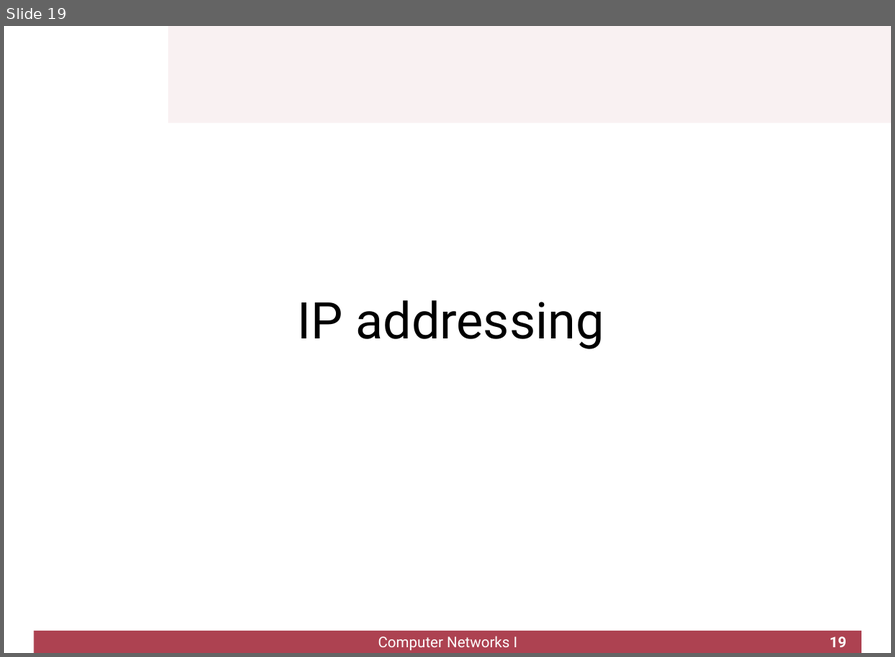
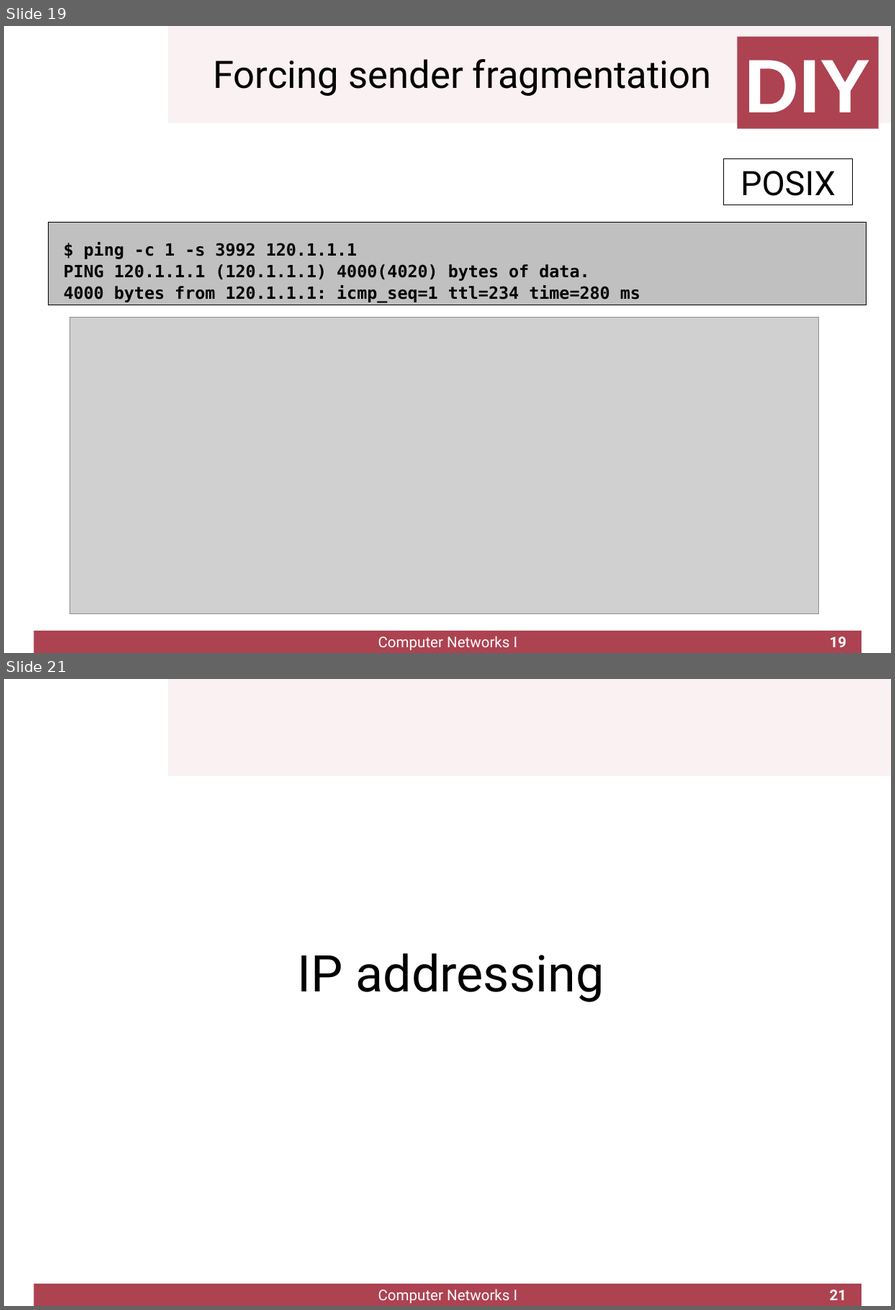
Before and after one commit to cletomartin/redes1, a slide deck: slides/network.odp. Shown one above the other, each under a label of ours: slide 19 before the commit, slides 19 and 21 after it; the slides between them are not shown. The pictures are 895x657 and 895x1310 pixels, drawn with LibreOffice and Linux fonts; fonts in the diff are those of the drawing; grey boxes stand for pictures; background and template pictures are left out. Boxes give left, top, right and bottom in pixels: in the first picture for what was removed or moved away, otherwise in the second. Text is boxed around its words. In the diff, an @@ line names an element or a change of style, - is before the commit and + after.

```diff
--- a/slides/network.odp
+++ b/slides/network.odp
@@ slide 19 added at (4,26,891,653), background #FFFFFF; not listed: 2 template elements that a slide beside it also shows @@
@@ rectangle added at (737,37,878,129), fill #AD4251, 72 pt, text #FFFFFF, bold @@
+DIY
@@ title added at (213,59,711,96), 36 pt, text #000000 @@
+Forcing sender fragmentation
@@ text added at (723,158,852,205), fill #FFFFFF, outline #000000 0 pt, 32 pt, text #000000 @@
+POSIX
@@ rectangle added at (49,223,867,305), fill #C0C0C0, outline #000000 0 pt, 16 pt, text #000000, bold @@
+$ ping -c 1 -s 3992 120.1.1.1
+PING 120.1.1.1 (120.1.1.1) 4000(4020) bytes of data.
+4000 bytes from 120.1.1.1: icmp_seq=1 ttl=234 time=280 ms
@@ picture added at (70,318,819,615) @@
@@ text added at (378,636,518,650), 14 pt, text #FFFFFF @@
+Computer Networks I
@@ page number added at (830,637,847,647), 14 pt, text #FFFFFF, bold @@
+19
@@ what was slide 19 is now slide 21 @@
@@ page number at (830,1290,847,1300): text changed @@
-19
+21
```
Also in this commit, not shown: 4 slides changed, 1 other slide added, 1 other file.
